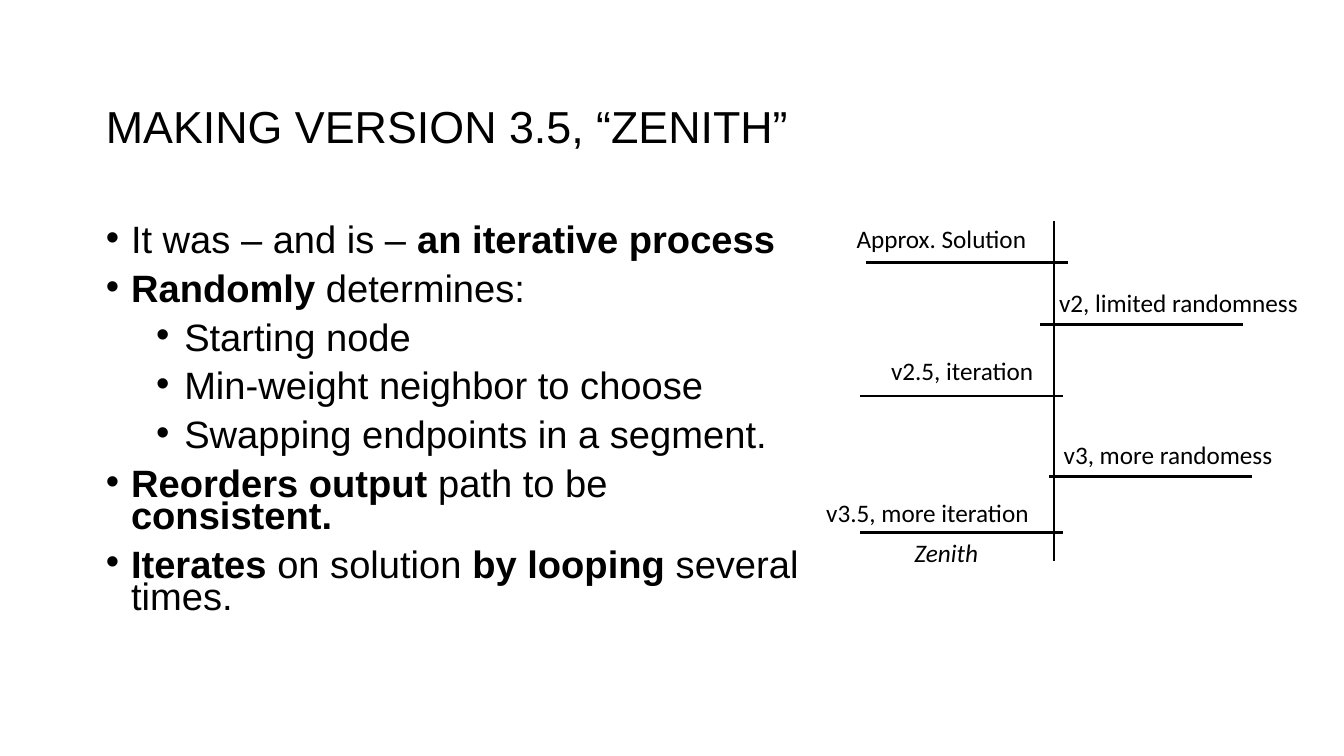
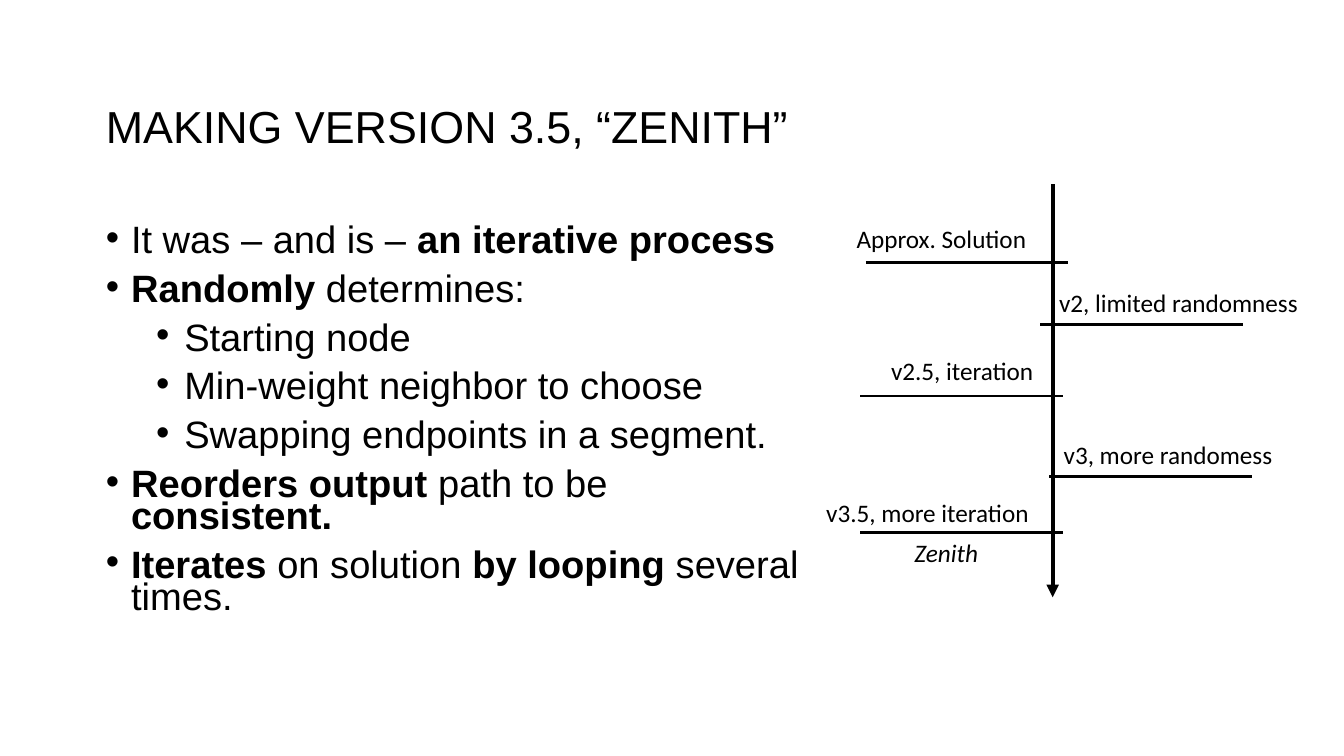
Before and after one commit to PictureOfGray/CS412-Team-NAME, a slide deck: slide 24 of presentations/TeamNAMETSP.pptx. Drawn at 1344x756 pixels with LibreOffice and Linux fonts; fonts in the diff are those of the drawing; background and template pictures are left out. Boxes give left, top, right and bottom in pixels: in the first picture for what was removed or moved away, otherwise in the second. Text is boxed around its words. In the diff, an @@ line names an element or a change of style, - is before the commit and + after.

Commit message:
Added to presentation

```diff
--- a/presentations/TeamNAMETSP.pptx
+++ b/presentations/TeamNAMETSP.pptx
@@ line moved from (1055, 561) - (1055, 221) to (1053, 185) - (1053, 598) @@
@@ line (1053, 185) - (1053, 598): line to arrow; stroke #000000 2 pt to #000000 3 pt @@
```
Also in this commit, not shown: 2 other slides changed, 1 slide added, 1 slide removed, 2 other files.
